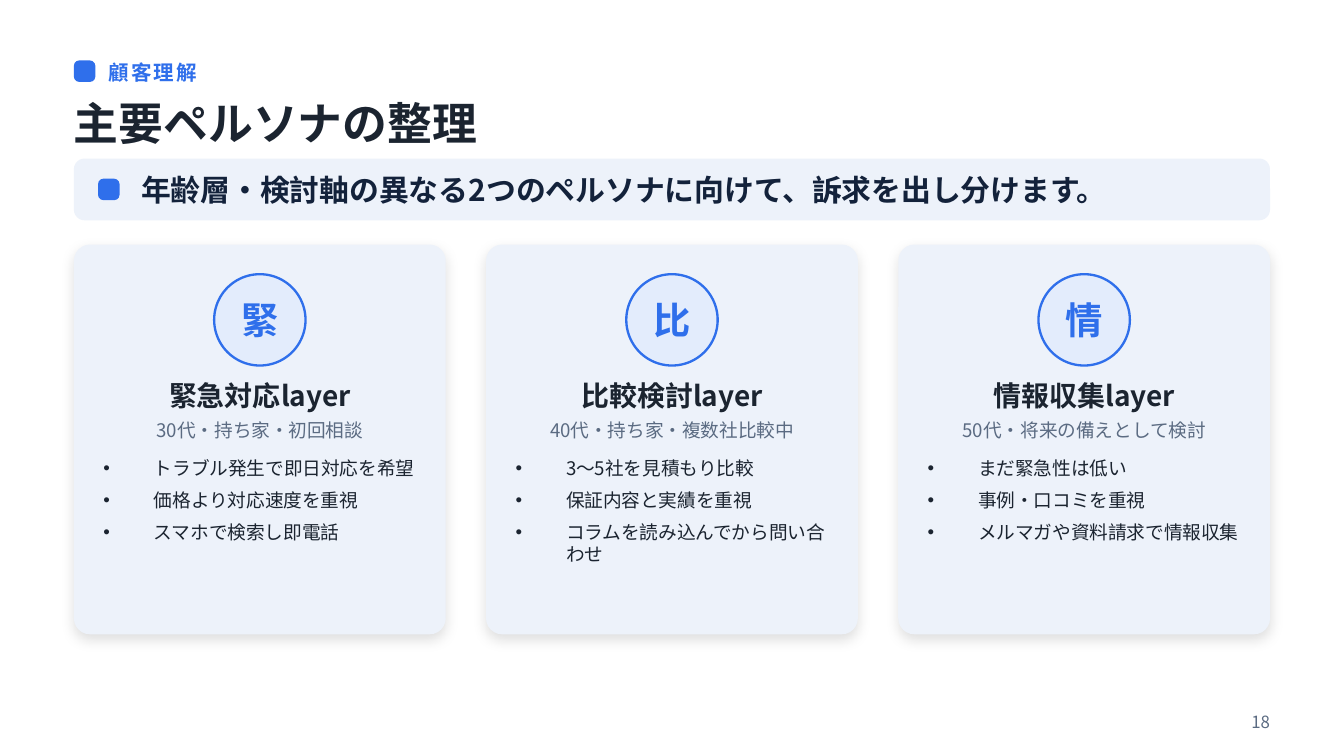
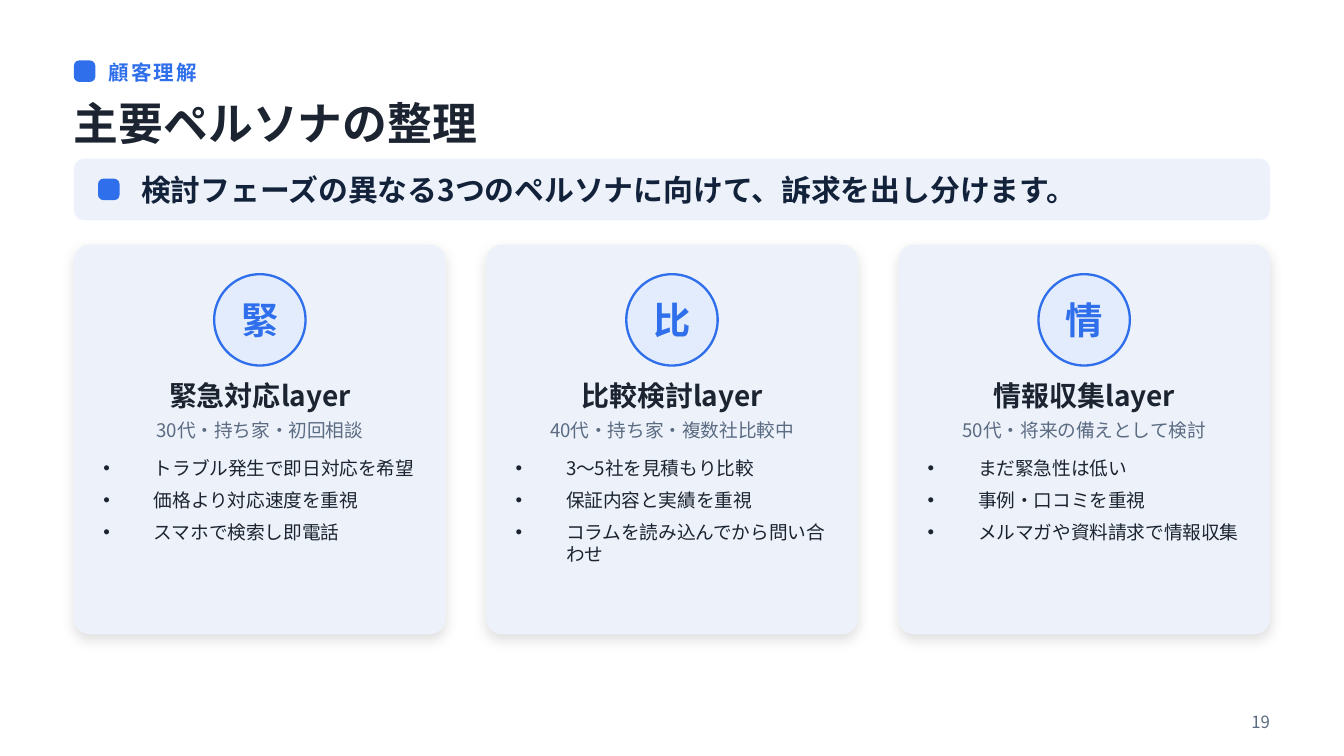
Before and after one commit to shotaueda/skill1, a slide deck: slide 21 of ouchi-no-mikata-slides/reference-deck.pptx (slide 19 before the commit). Drawn at 1344x756 pixels with LibreOffice and Linux fonts; fonts in the diff are those of the drawing. Boxes give left, top, right and bottom in pixels: in the first picture for what was removed or moved away, otherwise in the second. Text is boxed around its words. In the diff, an @@ line names an element or a change of style, - is before the commit and + after.

```diff
--- a/ouchi-no-mikata-slides/reference-deck.pptx
+++ b/ouchi-no-mikata-slides/reference-deck.pptx
@@ text at [141,175,1076,204]: text changed @@
-年齢層・検討軸の異なる2つのペルソナに向けて、訴求を出し分けます。
+検討フェーズの異なる3つのペルソナに向けて、訴求を出し分けます。
```
Also in this commit, not shown: 12 other slides changed, 3 slides added, 4 other files.
